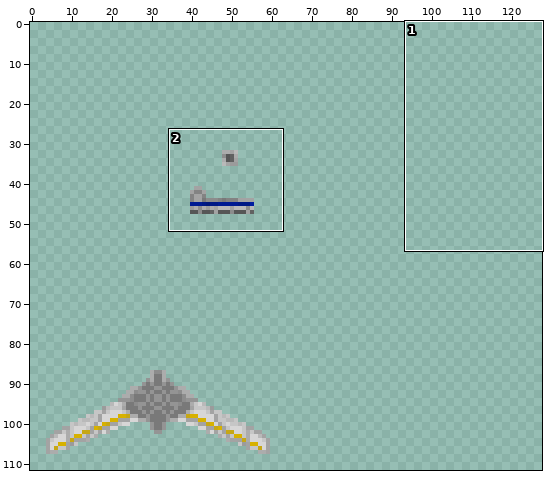
Sprite sheet, stored at src/main/resources/assets/kamenridercraft/textures/armor/birth_prototype_claws_2.png. The first picture is a wide view before the edit; the outline marks the close-up.
Close-up. Before:
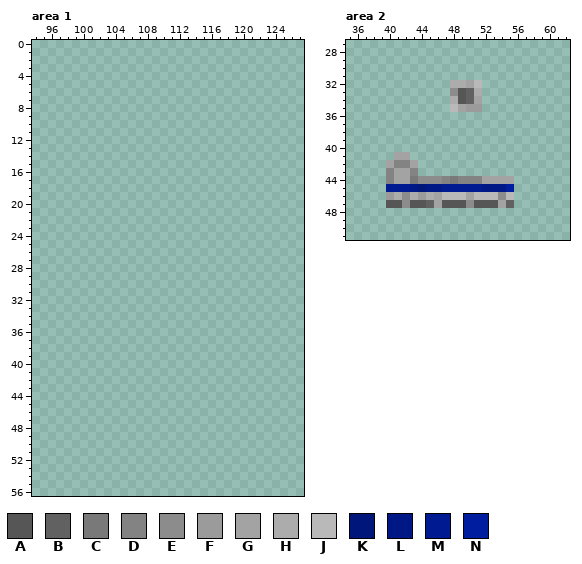
The file is 128x128 pixels. Colours within 5 levels of each other are drawn and written as one. Shown: area 1: x 94..127, y 0..56; area 2: x 35..62, y 27..51. The wide view leaves out empty margins.
Palette (. is transparent): A #565656  B #616161  C #797979  D #838383  E #8c8c8c  F #9b9b9b  G #a3a3a3  H #acacac  J #b9b9b9  K #00167a  L #001885  M #001a92  N #001da0
Pixels before, area 2, first column x 40:
32 ........HHGJ....
33 ........EABH....
34 ........HABG....
35 ........JGFF....
36 ................
37 ................
38 ................
39 ................
40 ................
41 .GG.............
42 GDDG............
43 DGGD............
44 DGGCEEEDCDDDGGGG
45 MMMLKLLMMMMMLLLN
46 FHEHFHGJJJGJJJEJ
47 AAEAABGAAAEAAAGB
After:
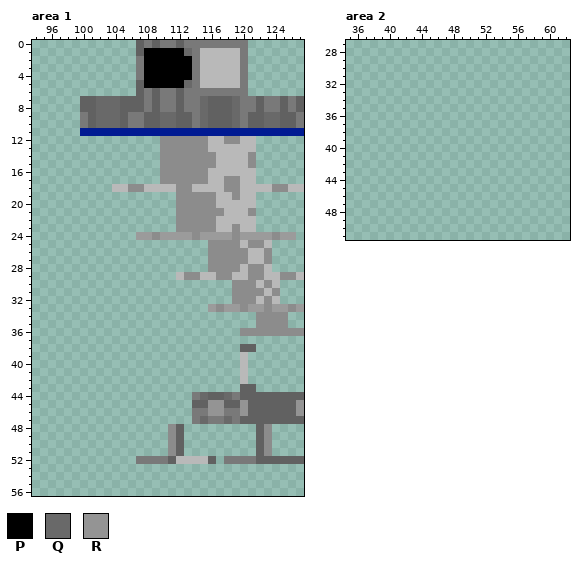
Colours new in this view: P #000000  Q #696969  R #949494
From old to new:
Changed rows in their new state; - is an unchanged pixel.
Area 1:
first column x 100:
 0 -------BCBCCBCCCCCCCC-------
 1 -------BPPPPPQCJJJJJC-------
 2 -------CPPPPPPCJJJJJC-------
 3 -------CPPPPPPCJJJJJC-------
 4 -------CPPPPPPCJJJJJC-------
 5 -------BPPPPPQCJJJJJC-------
 6 -------BCBCCBCCCCCCCC-------
 7 BBQQQBBBCBCCBCCQBBBQCCBCCBCB
 8 BBQQQBBBCBCCBCCQBBBQCCBCCBCB
 9 CBQQQBCCBBQQBBCQBBBQCBBQQBBC
10 CBQQQBCCBBQQBBCQBBBQCBBQQBBC
11 MMMMMMMMMMMMMMMMMMMMMMMMMMMM
12 ----------EEEEEEJJEEJJ------
13 ----------EEEEEEJJJJJJ------
14 ----------EEEEEEEJJJJE------
15 ----------EEEEEEEJJJJE------
16 ----------EEEEEEJJJJJJ------
17 ----------EEEEEEJJEEJJ------
18 ----JJEEJJJJEEJJJJEEJJJJEEJJ
19 ------------EEEEEJJEJJ------
20 ------------EEEEEJJJJJ------
21 ------------EEEEEEJJJE------
22 ------------EEEEEJJJJJ------
23 ------------EEEEEJJEJJ------
24 -------FFEFFFFEFFFFEFFFFEFF-
25 ----------------EEEEJEEJ----
26 ----------------EEEEEJJE----
27 ----------------EEEEEJJE----
28 ----------------EEEEJEEJ----
29 ------------JEEJJEEJJEEJJEEJ
30 -------------------EEEJEJ---
31 -------------------EEEEJE---
32 -------------------EEEJEJ---
33 ----------------FEFFEFFEFFEF
34 ----------------------EEEE--
35 ----------------------EEEE--
36 --------------------EEEEEEEE
38 --------------------BB------
39 --------------------J-------
40 --------------------J-------
41 --------------------J-------
42 --------------------J-------
43 --------------------BB------
44 --------------CQBBQCBBBBBBBB
45 --------------BBRRBBRBBBBBBR
46 --------------CCRRCCRBBBBBBR
47 --------------CQCCQCBBBBBBBB
48 -----------EB---------BE----
49 -----------EB---------BE----
50 -----------EB---------BE----
51 -----------EB---------BE----
52 -------CCCCBJJJJB-CCCCBBBBBB
Area 2:
first column x 48:
32 ....
33 ....
34 ....
35 ....
first column x 40:
41 -..-------------
42 ....------------
43 ....------------
44 ................
45 ................
46 ................
47 ................
